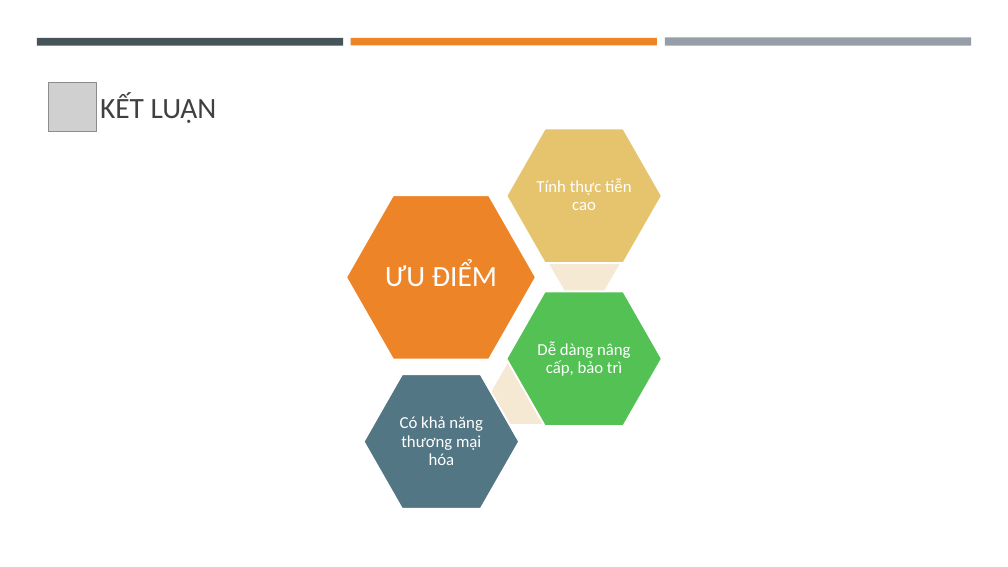
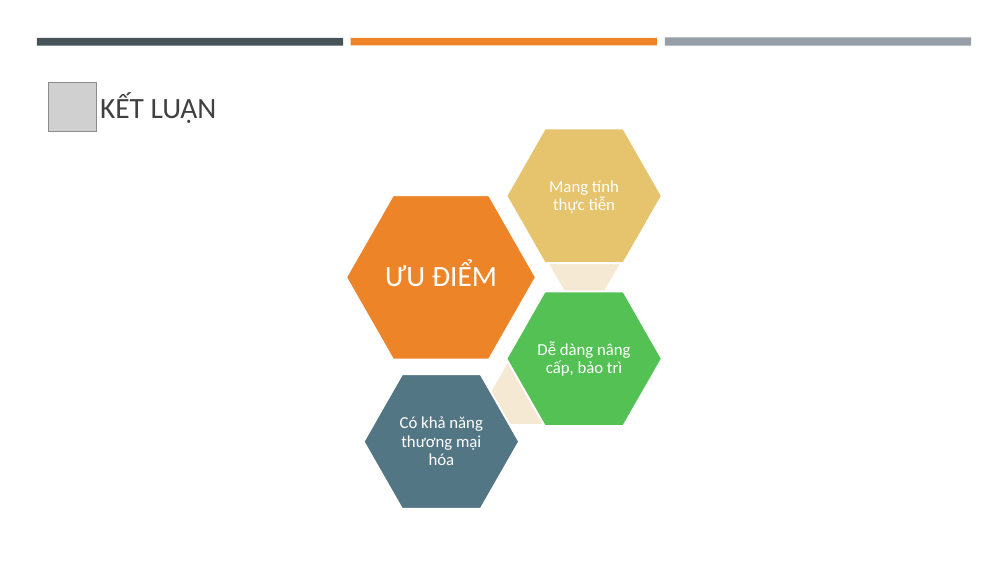
Before and after one commit to bqhai/Graduation_Essay, a slide deck: slide 27 of documents/KLTN2021_26_Update.pptx. Drawn at 1008x567 pixels with LibreOffice and Linux fonts; fonts in the diff are those of the drawing; grey boxes stand for pictures. Boxes give left, top, right and bottom in pixels: in the first picture for what was removed or moved away, otherwise in the second. Text is boxed around its words. In the diff, an @@ line names an element or a change of style, - is before the commit and + after.

```diff
--- a/documents/KLTN2021_26_Update.pptx
+++ b/documents/KLTN2021_26_Update.pptx
@@ text at (549,180,619,213): text changed @@
-Tính thực tiễn cao
+Mang tính thực tiễn
```
Also in this commit, not shown: 4 other slides changed.
